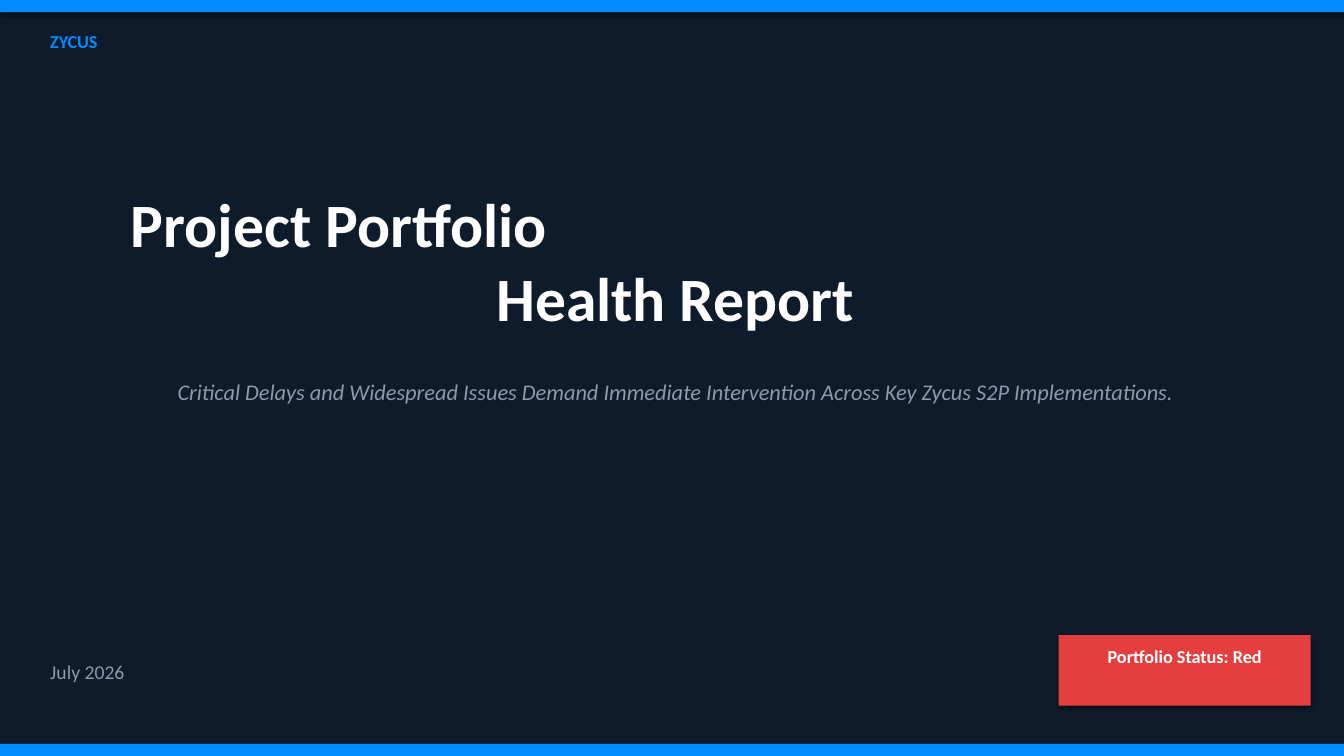
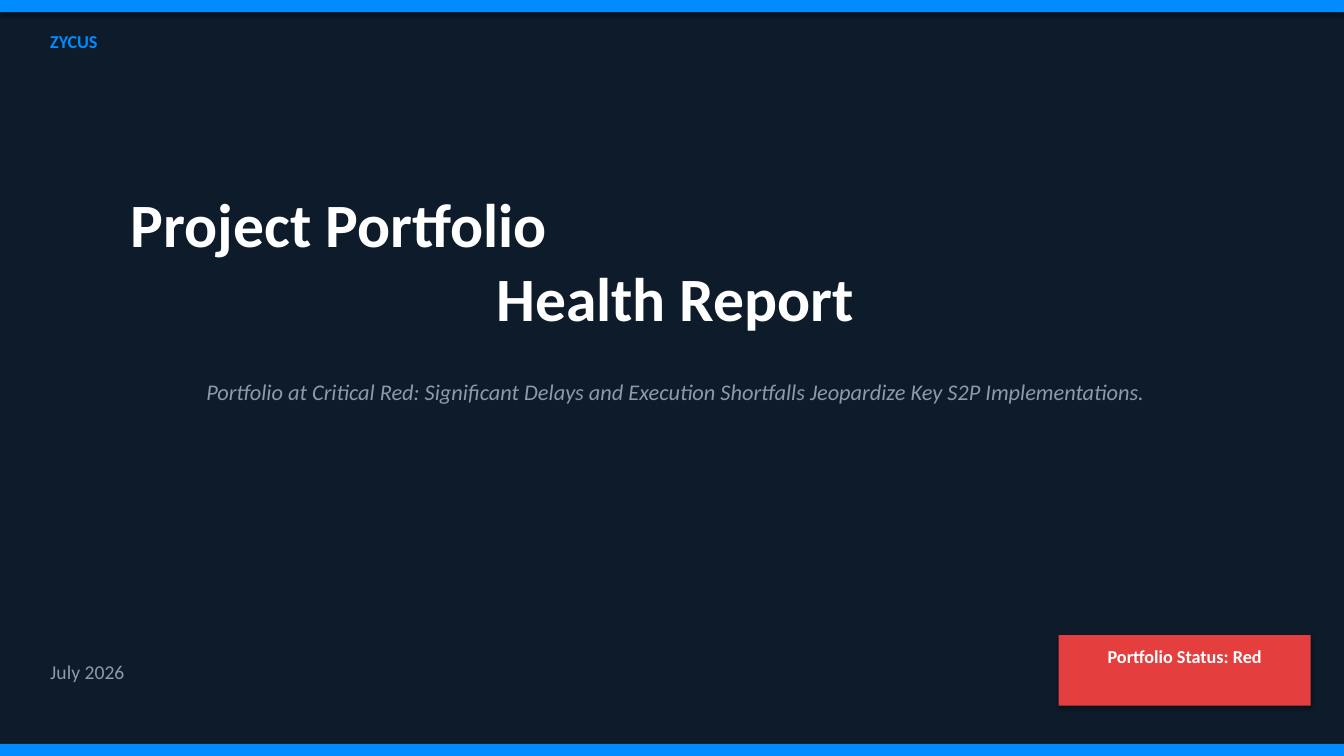
Before and after one commit to sjahirahamed/Project-Health-Reporting-Agent, a slide deck: slide 1 of presentations/Portfolio_Health_Report_202607.pptx. Drawn at 1344x756 pixels with LibreOffice and Linux fonts; fonts in the diff are those of the drawing. Boxes give left, top, right and bottom in pixels: in the first picture for what was removed or moved away, otherwise in the second. Text is boxed around its words. In the diff, an @@ line names an element or a change of style, - is before the commit and + after.

```diff
--- a/presentations/Portfolio_Health_Report_202607.pptx
+++ b/presentations/Portfolio_Health_Report_202607.pptx
@@ text at box(206, 384, 1144, 404): text changed @@
-Critical Delays and Widespread Issues Demand Immediate Intervention Across Key Zycus S2P Implementations.
+Portfolio at Critical Red: Significant Delays and Execution Shortfalls Jeopardize Key S2P Implementations.
```
Also in this commit, not shown: 5 other slides changed, 1 other file.
